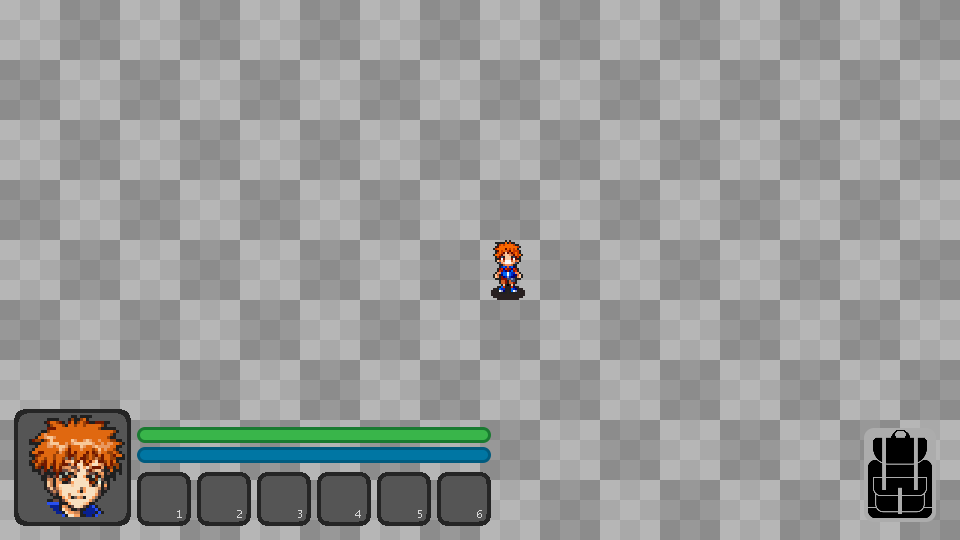
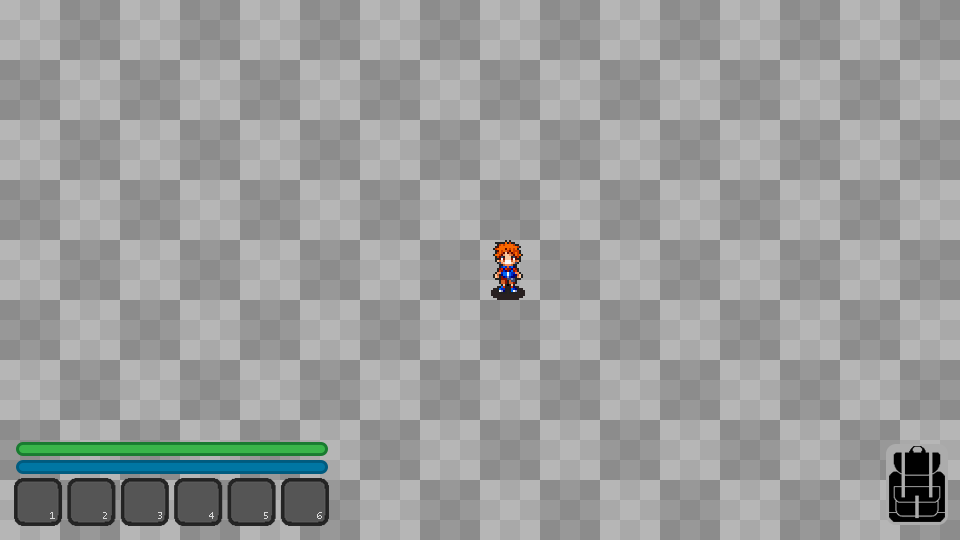
Comparing the layer stacks of the two (960, 540) images. Changes:
removed group "Profile Icon" (2 layers) over [14, 409, 131, 526]
removed layer "Layer 3" from group "Profile Icon" over [29, 415, 125, 517]
removed layer "Layer 4" from group "Profile Icon" over [14, 409, 131, 526]
painted on "6" over [317, 510, 482, 519]
painted on "5" over [264, 510, 422, 519]
painted on "4" over [209, 510, 361, 519]
painted on "3" over [158, 510, 302, 519]
painted on "2" over [103, 510, 242, 519]
painted on "1" over [50, 510, 182, 519]
painted on "Layer 2 copy 5" over [14, 472, 491, 526]
painted on "Layer 5" over [868, 430, 945, 522]
painted on "Rounded Rectangle 1" over [864, 428, 948, 525]
painted on "Action Points" over [16, 447, 491, 474]
painted on "Health Bar" over [16, 427, 491, 456]
